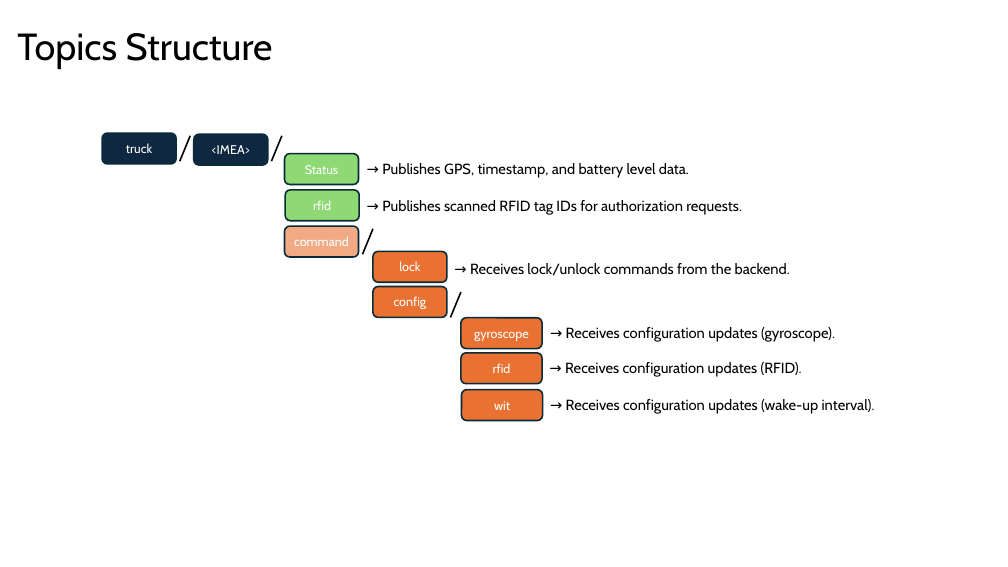
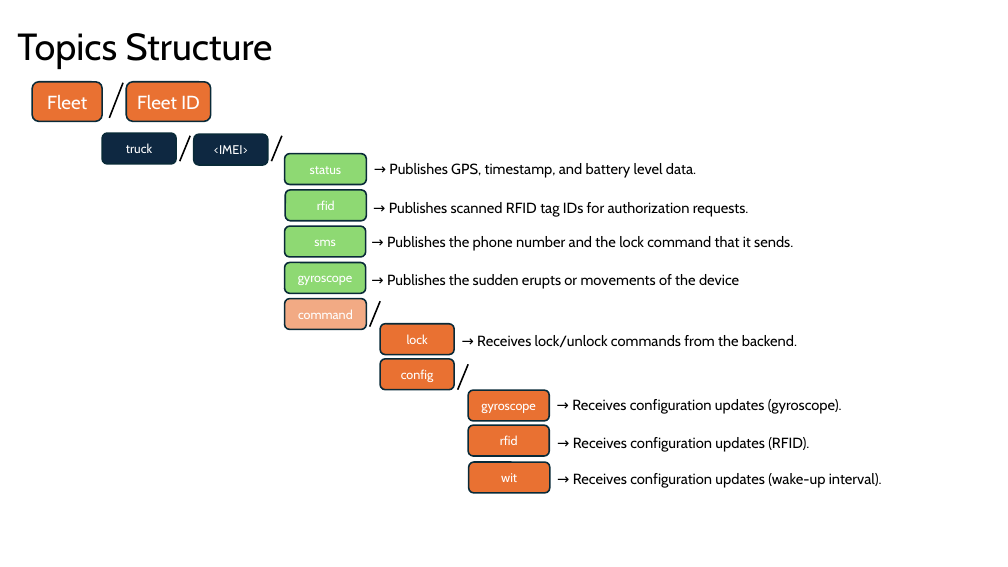
Before and after one commit to hamidrezaHemati/MQTT-AutoLock, a slide deck: slide 6 of Structure/Communication Workflow — MQTT Design & Architecture.pptx (slide 9 before the commit). Drawn at 1008x567 pixels with LibreOffice and Linux fonts; fonts in the diff are those of the drawing. Boxes give left, top, right and bottom in pixels: in the first picture for what was removed or moved away, otherwise in the second. Text is boxed around its words. In the diff, an @@ line names an element or a change of style, - is before the commit and + after.

Commit message:
modfied MQTT design and msg structure

```diff
--- a/Structure/Communication Workflow — MQTT Design & Architecture.pptx
+++ b/Structure/Communication Workflow — MQTT Design & Architecture.pptx
@@ rounded rectangle added at (33, 82, 103, 121), fill #E97132, outline #092A39 1.5 pt, 18 pt, text #FFFFFF @@
+Fleet
@@ line added from (123, 82) to (110, 118), #000000 1.5 pt @@
@@ rounded rectangle added at (126, 82, 211, 121), fill #E97132, outline #092A39 1.5 pt, 18 pt, text #FFFFFF @@
+Fleet ID
@@ text in rounded rectangle at (214, 145, 248, 154): text changed @@
-<IMEA>
+<IMEI>
@@ rounded rectangle "status": place and size @@
-rounded rectangle "status" at (284, 154, 358, 185)
+rounded rectangle "status" at (284, 154, 366, 185)
@@ text in rounded rectangle at (310, 166, 341, 174): text changed @@
-Status
+status
@@ text "→ Publishes GPS, timestamp, and ...": place and size @@
-text "→ Publishes GPS, timestamp, and ..." at (382, 163, 689, 178)
+text "→ Publishes GPS, timestamp, and ..." at (389, 163, 696, 178)
@@ rounded rectangle "rfid": place and size @@
-rounded rectangle "rfid" at (285, 190, 359, 221)
+rounded rectangle "rfid" at (285, 190, 366, 221)
@@ text "→ Publishes scanned RFID tag ...": place and size @@
-text "→ Publishes scanned RFID tag ..." at (382, 200, 742, 215)
+text "→ Publishes scanned RFID tag ..." at (389, 202, 749, 217)
@@ rounded rectangle added at (284, 226, 365, 257), fill #8ED973, outline #092A39 1.5 pt, 12 pt, text #FFFFFF @@
+sms
@@ text added at (387, 236, 793, 251), 14 pt, text #000000 @@
+→ Publishes the phone number and the lock command that it sends.
@@ rounded rectangle added at (284, 262, 365, 293), fill #8ED973, outline #092A39 1.5 pt, 12 pt, text #FFFFFF @@
+gyroscope
@@ rounded rectangle "command": place and size @@
-rounded rectangle "command" at (284, 226, 358, 257)
+rounded rectangle "command" at (284, 299, 366, 330)
@@ text added at (387, 274, 739, 289), 14 pt, text #000000 @@
+→ Publishes the sudden erupts or movements of the device
@@ 4 rounded rectangles, 2 lines, 1 text: place and size @@
-4 rounded rectangles, 2 lines, 1 text at (363, 229, 790, 384)
+4 rounded rectangles, 2 lines, 1 text at (370, 301, 797, 456)
@@ text "→ Receives configuration updates (gyroscope).": place and size @@
-text "→ Receives configuration updates (gyroscope)." at (566, 327, 835, 342)
+text "→ Receives configuration updates (gyroscope)." at (572, 399, 842, 414)
@@ text "→ Receives configuration updates (RFID).": place and size @@
-text "→ Receives configuration updates (RFID)." at (565, 362, 802, 377)
+text "→ Receives configuration updates (RFID)." at (573, 437, 809, 452)
@@ rounded rectangle "wit": place and size @@
-rounded rectangle "wit" at (461, 390, 542, 421)
+rounded rectangle "wit" at (469, 462, 550, 493)
@@ text "→ Receives configuration updates (wake-up ...": place and size @@
-text "→ Receives configuration updates (wake-up ..." at (566, 399, 875, 414)
+text "→ Receives configuration updates (wake-up ..." at (573, 473, 882, 488)
```
Also in this commit, not shown: 4 other slides changed, 2 slides added, 5 slides removed, 1 other file.
